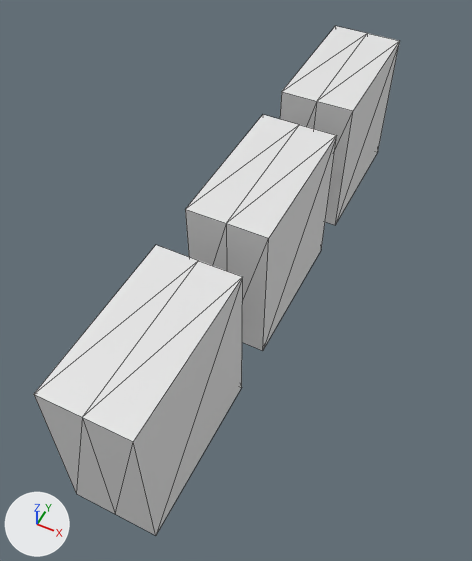
An edit to the glTF model models/zenquencer/linear.glb, drawn before and after from the same camera.
Rendered twice from a camera (50 mm lens) standing at (0.0563, -0.1304, 0.1371) and looking at (-0.0024, -0.0131, -0.0095). Every picture has the same lights, and +X, +Y and +Z are marked at lower left. Mesh edges are drawn as thin lines. Materials are left out; every surface is plain grey. Objects named as collision shapes, trigger or cutter boxes, shadow casters or lower levels of detail are left out. Where no turn or scale is listed for an object, it has been applied to the vertices. Vertices at the same position are counted once.

Objects in the first picture: 'linear'.
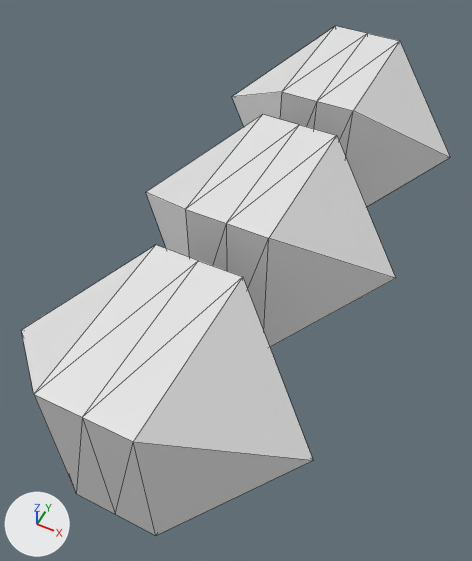
What differs and where, as boxes [x1, y1, x2, y2] in the pictures (472 x 561 px):
'linear', reshaped (17% wider): before [34, 26, 400, 535]; after [21, 26, 450, 535]
part 1 of me_cube_003, built on: before [134, 41, 400, 535]; after [21, 27, 450, 535]

The edits, one by one:
me_cube_003 is used by ob_linear; location (0.0, 0.0, 0.0).
me_cube_003 had 36 vertices, 60 faces and spanned x -0.012..0.012, y -0.085..0.085, z -0.024..0.024.
me_cube_003 now has 42 vertices, 72 faces and spans x -0.041..0.041, y -0.085..0.085, z -0.024..0.024.
Part 1, on me_cube_003:
12 faces are deleted.
6 vertices are added at (-0.041, -0.062, 0.0), (-0.041, 0.0, 0.0), (-0.041, 0.061, 0.0), (0.041, 0.0, 0.0), (0.041, 0.061, 0.0), (0.041, -0.062, 0.0).
24 new faces join them.
